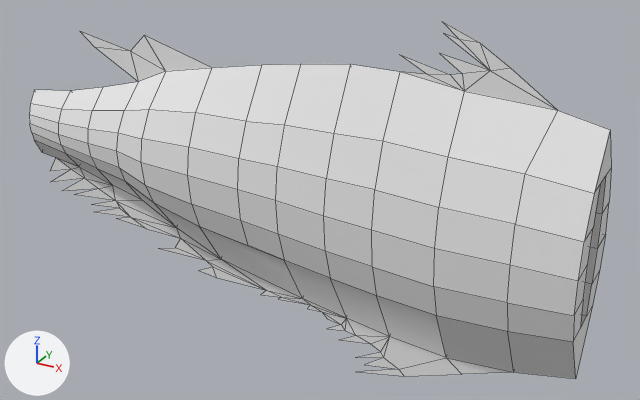
Renders of the OBJ model models/CorpusFix.obj from each side of a commit.
Both versions are drawn from a camera (50 mm lens) standing at (0.677, -1.058, 0.522) and looking at (0.08, 0.029, -0.021). The axes (+X, +Y, +Z) are drawn at lower left. The lights are the same throughout. Mesh edges are drawn as thin lines. Where no turn or scale is listed for an object, it has been applied to the vertices. Vertices at the same position are counted once.

Names of what the first picture shows: 'corpus_Plane'.
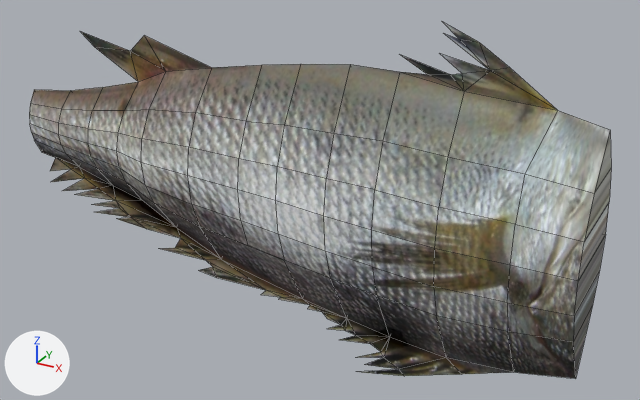
Edits to the scene script, one JSON object a line:
```json
{"op": "add", "block": "img_fish_diffuse_jpg", "code": ["img_fish_diffuse_jpg = load_image('fish_diffuse.jpg', '../textures/fish_diffuse.jpg', 1600, 534, 'sRGB')"]}
{"op": "remove", "block": "mat_fish_002", "code": "mat_fish_002.base_color = (0.8, 0.8, 0.8)  # white #e7e7e7"}
{"op": "add", "block": "mat_fish_002", "code": "mat_fish_002.texture = img_fish_diffuse_jpg"}
{"op": "set", "path": "mat_fish_002.roughness", "old": "1.0", "new": "0.693"}
{"op": "remove", "block": "mat_fish_none_002", "code": "mat_fish_none_002.base_color = (0.8, 0.8, 0.8)  # white #e7e7e7"}
{"op": "add", "block": "mat_fish_none_002", "code": "mat_fish_none_002.texture = img_fish_diffuse_jpg"}
{"op": "set", "path": "mat_fish_none_002.roughness", "old": "1.0", "new": "0.693"}
{"block": "me_corpus_plane", "where": "# used by ob_corpus_plane; location = (0.0, 0.0, 0.0)"}
{"op": "remove", "block": "me_corpus_plane", "code": "me_corpus_plane.from_pydata(...)  # 254 vertices, 253 faces; spans x -0.466..0.494, y -0.074..0.074, z -0.289..0.278"}
{"op": "add", "block": "me_corpus_plane", "code": "me_corpus_plane.from_pydata(...)  # 214 vertices, 223 faces; spans x -0.466..0.494, y -0.074..0.074, z -0.289..0.278"}
{"block": "me_corpus_plane", "change": "me_corpus_plane part 1"}
{"block": "me_corpus_plane", "change": "20 vertices are removed from x 0.308..0.494, y -0.025..0.025, z -0.1..0.104"}
{"block": "me_corpus_plane", "change": "21 faces are deleted"}
{"block": "me_corpus_plane", "change": "6 new faces join them, mat_fish_002 (picture img_fish_diffuse_jpg)"}
{"block": "me_corpus_plane", "change": "me_corpus_plane part 2: 211 kept faces spanning x -0.466..0.494, y -0.074..0.074, z -0.289..0.278 get new texture (UV) coordinates"}
```

Changed parts and their boxes [x1, y1, x2, y2] in the pictures (640 x 400 px):
```json
{"object": "corpus_Plane", "change": "surface changed, reshaped", "before": [29, 21, 611, 379], "after": [29, 21, 611, 379], "on screen": "white to grey"}
{"part": 1, "of": "me_corpus_plane", "change": "cut back", "before": [573, 132, 611, 376], "after": [573, 132, 611, 376]}
{"part": 2, "of": "me_corpus_plane", "change": "surface changed", "before": [29, 21, 610, 379], "after": [29, 21, 610, 379], "on screen": "white to grey"}
```
